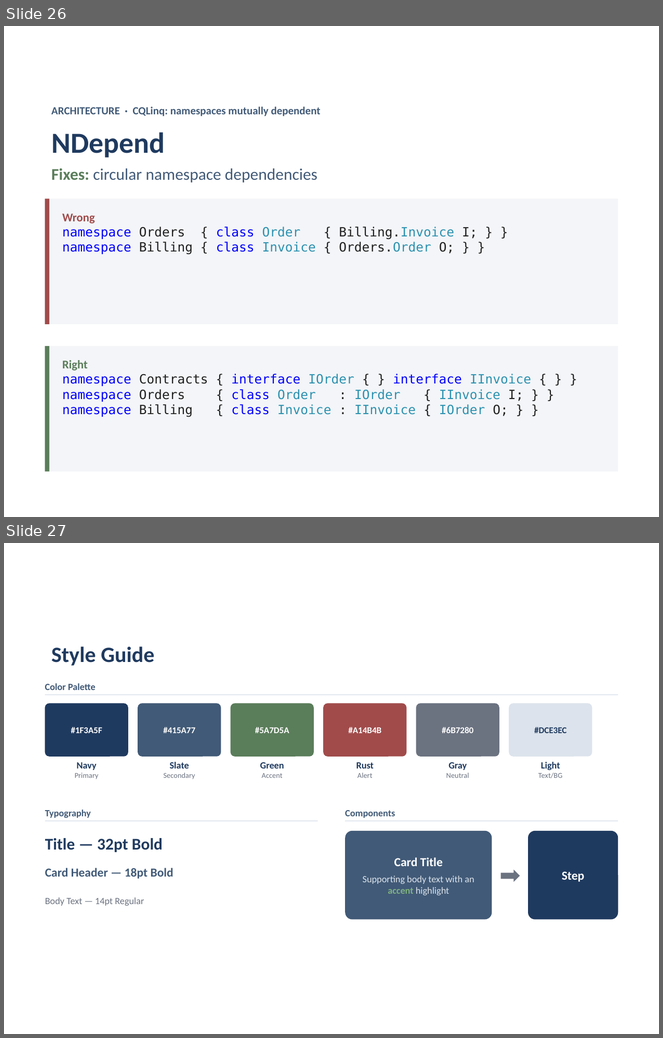
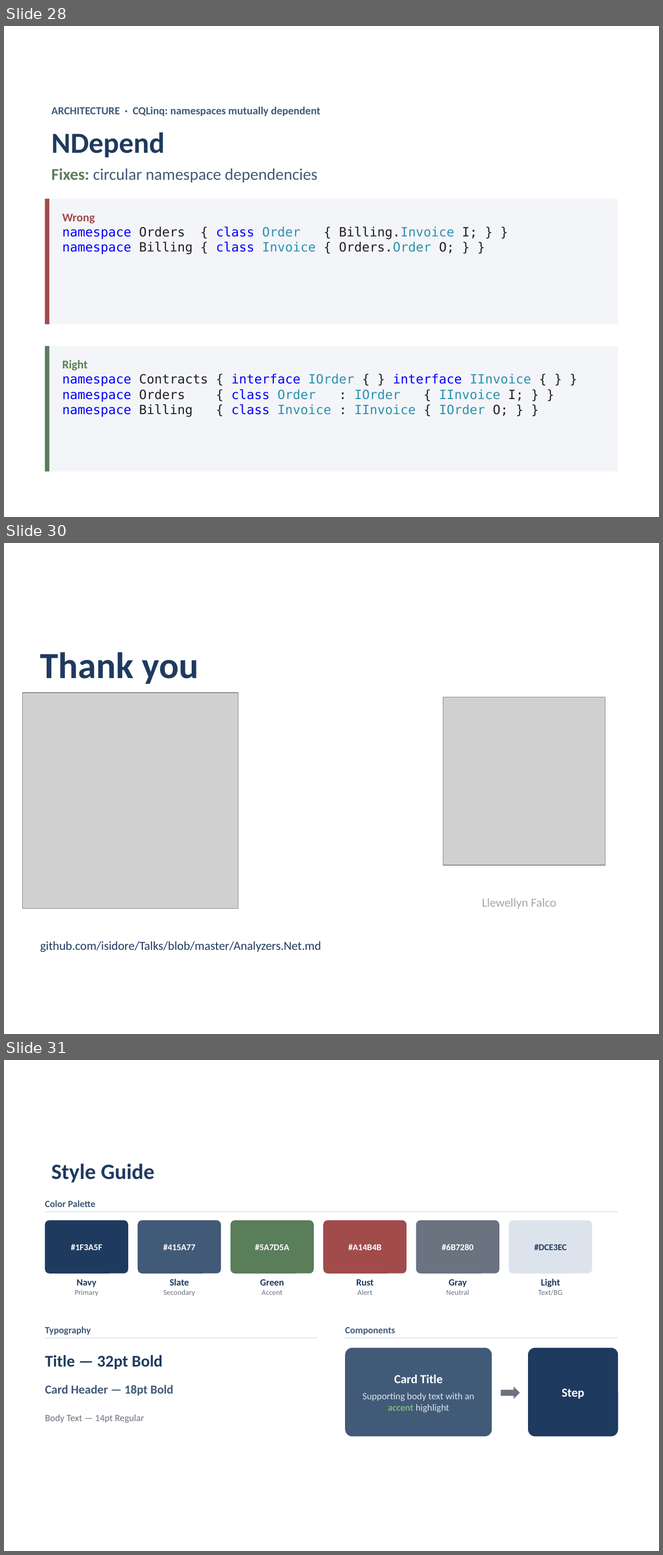
Before and after one commit to isidore/Talks, a slide deck: Slides/Analyzers.Net.pptx. Shown one above the other, each under a label of ours: slides 26 and 27 before the commit, slides 28, 30 and 31 after it; the slides between them are not shown. The pictures are 663x1038 and 663x1555 pixels, drawn with LibreOffice and Linux fonts; fonts in the diff are those of the drawing; grey boxes stand for pictures. Boxes give left, top, right and bottom in pixels: in the first picture for what was removed or moved away, otherwise in the second. Text is boxed around its words. In the diff, an @@ line names an element or a change of style, - is before the commit and + after.

```diff
--- a/Slides/Analyzers.Net.pptx
+++ b/Slides/Analyzers.Net.pptx
@@ slide 30 added at [4,543,659,1034], background #FFFFFF @@
@@ text added at [40,652,199,684], 40.5 pt, text #1F3A5F, bold @@
+Thank you
@@ picture added at [22,693,239,909] @@
@@ picture added at [443,697,606,865] @@
@@ text added at [482,899,557,909], 13.5 pt, text #A6A6A6 @@
+Llewellyn Falco
@@ text added at [40,941,321,952], 13.5 pt, text #1F3A5F @@
+github.com/isidore/Talks/blob/master/Analyzers.Net.md
@@ what was slide 26 is now slide 28 @@
@@ what was slide 27 is now slide 31 @@
```
Also in this commit, not shown: 3 other slides added.
